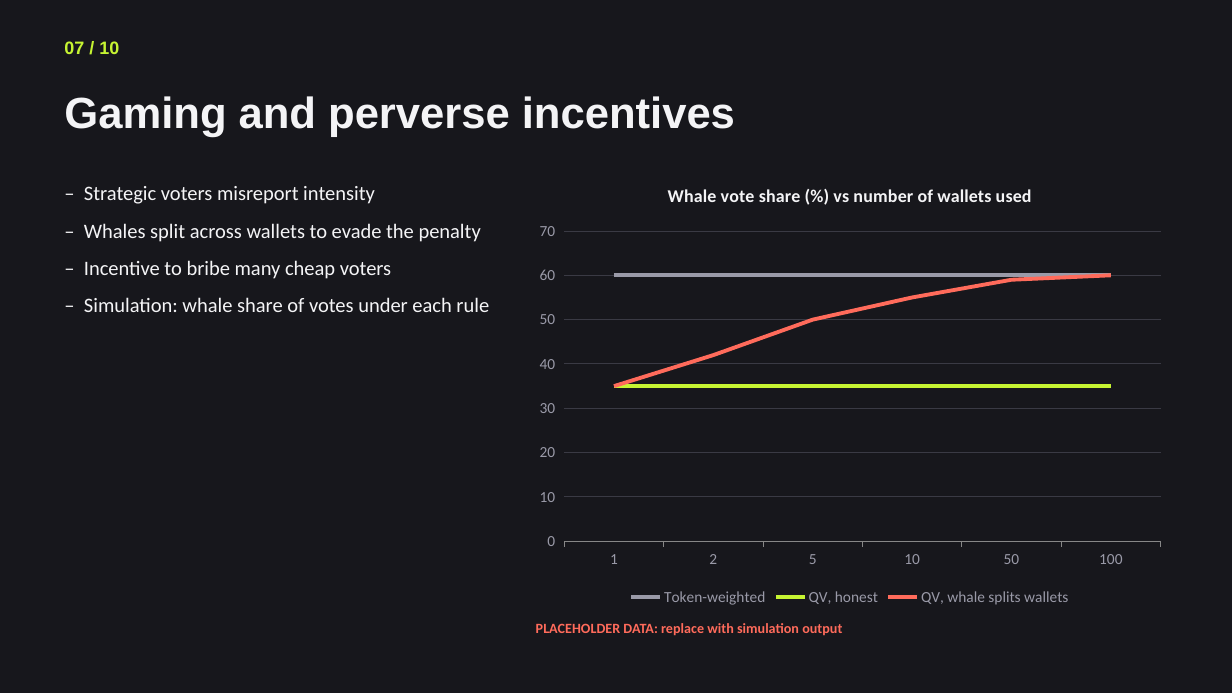
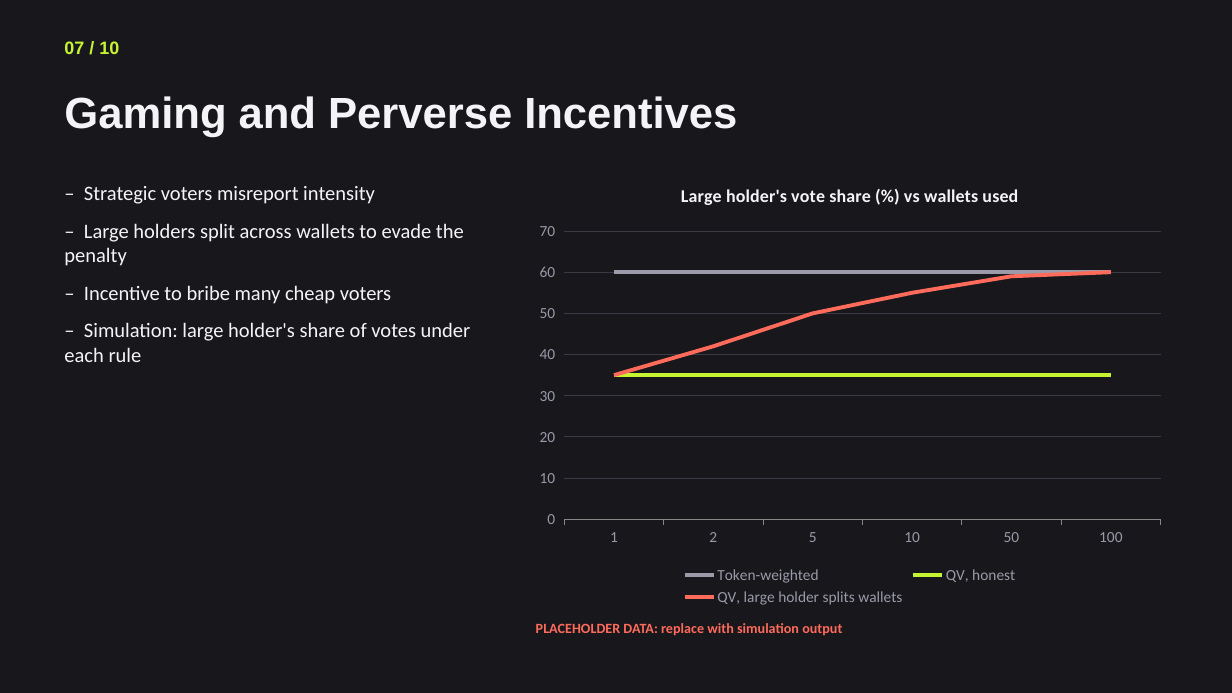
Before and after one commit to Jeanmauratille/quadratic_voting, a slide deck: slide 7 of final_project_outline.pptx. Drawn at 1232x693 pixels with LibreOffice and Linux fonts; fonts in the diff are those of the drawing. Boxes give left, top, right and bottom in pixels: in the first picture for what was removed or moved away, otherwise in the second. Text is boxed around its words. In the diff, an @@ line names an element or a change of style, - is before the commit and + after.

```diff
--- a/final_project_outline.pptx
+++ b/final_project_outline.pptx
@@ text at bbox=[64, 96, 737, 137]: text changed @@
-Gaming and perverse incentives
+Gaming and Perverse Incentives
@@ line chart at bbox=[527, 166, 1174, 610] @@
@@ title "Whale vote share (%) vs number of wallets used" to "Large holder's vote share (%) vs wallets used" @@
-QV, whale splits wallets: 35, 42, 50, 55, 59, 60
+QV, large holder splits wallets: 35, 42, 50, 55, 59, 60
@@ text at bbox=[64, 223, 464, 266]: text changed @@
-– Whales split across wallets to evade the penalty
+– Large holders split across wallets to evade the penalty
@@ text at bbox=[64, 322, 471, 362]: text changed @@
-– Simulation: whale share of votes under each rule
+– Simulation: large holder's share of votes under each rule
```
Also in this commit, not shown: 4 other slides changed, 4 slides added, 4 slides removed, 3 other files.
